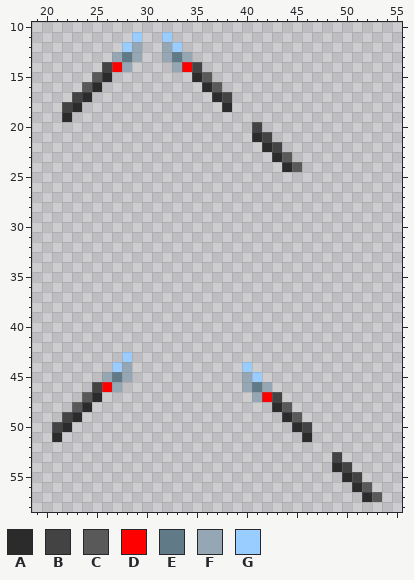
Pixel-art sprite: Resources/Textures/Nuclear14/Objects/Weapons/Melee/spear.rsi/inhand-left.png. This is how it looked before the edit.
The file is 64x64 pixels. Shown: x 19..55, y 10..58.
Palette (. is transparent): A #2b2b2b  B #444343  C #595959  D #ff0000  E #607a87  F #95a7b5  G #99ccff
Now the later version:
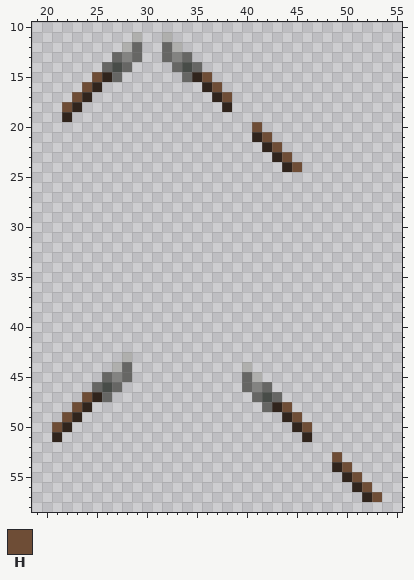
Colours new in this view: H #6e4d36
The exact change:
colour A: #2b2b2b -> #30241c
colour D: #ff0000 -> #484c48
colour E: #607a87 -> #838381
colour F: #95a7b5 -> #666664
colour G: #99ccff -> #afafad
y 14: x 26 B -> F; x 35 B -> F
y 15: x 25 C -> H; x 27 . -> F; x 34 . -> F; x 36 C -> H
y 16: x 24 C -> H; x 37 C -> H
y 17: x 23 B -> H; x 38 B -> H
y 18: x 22 B -> H
y 20: x 41 B -> H
y 21: x 42 B -> H
y 22: x 43 B -> H
y 23: x 44 C -> H
y 24: x 45 C -> H
y 46: x 25 B -> F
y 47: x 24 C -> H; x 26 . -> F; x 43 B -> F
y 48: x 23 C -> H; x 42 . -> F; x 44 C -> H
y 49: x 22 B -> H; x 45 C -> H
y 50: x 21 B -> H; x 46 B -> H
y 53: x 49 B -> H
y 54: x 50 B -> H
y 55: x 51 B -> H
y 56: x 52 C -> H
y 57: x 53 C -> H
Boxes around the changes in both pictures, in picture pixels (x1, y1, x2, y2):
changed: (62, 32, 302, 172)
changed: (52, 352, 132, 442)
changed: (242, 362, 382, 502)
